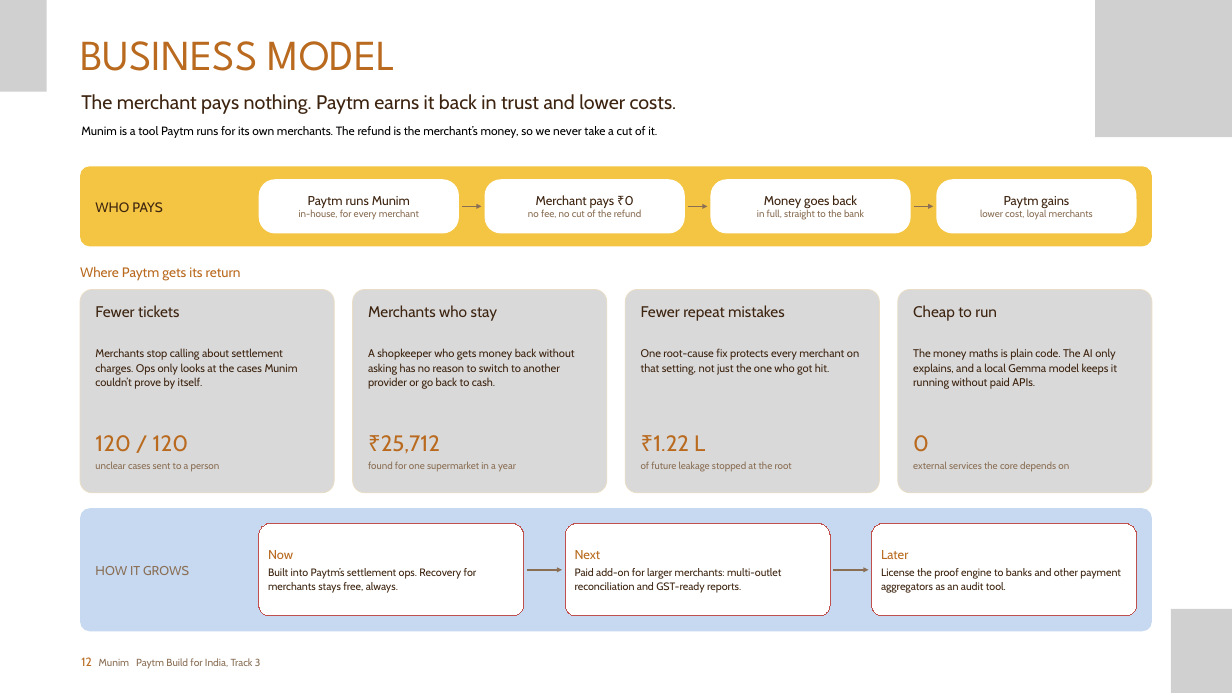
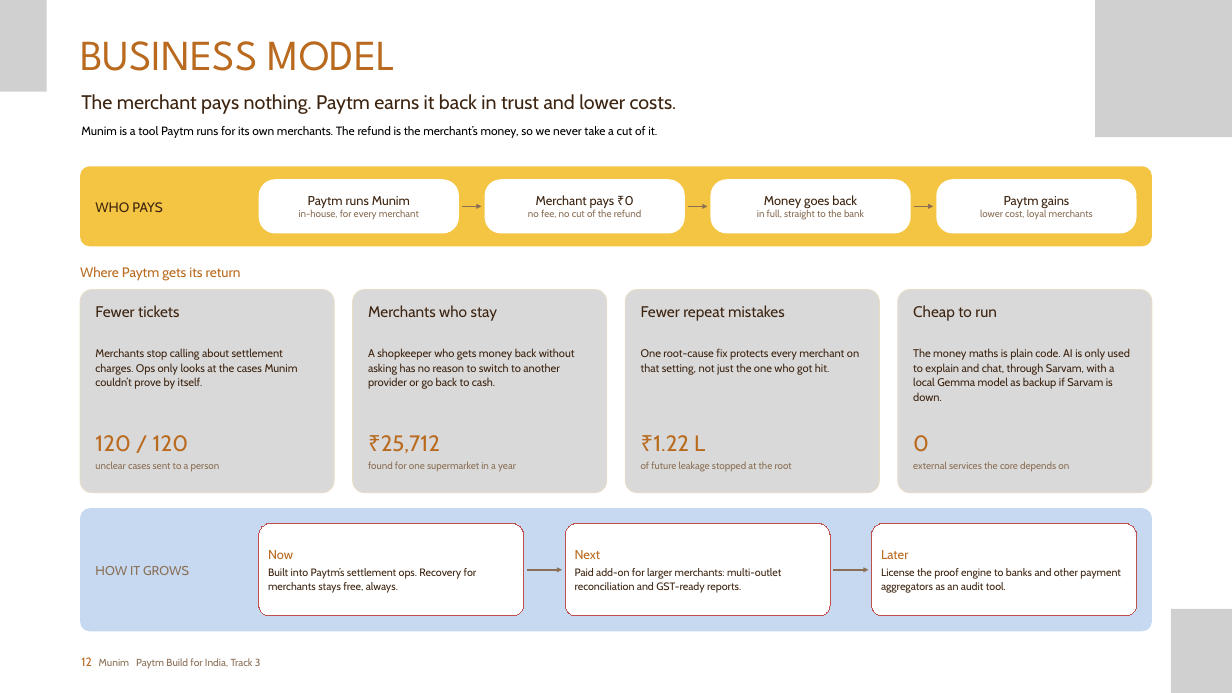
Before and after one commit to Ajbit07/Munim, a slide deck: slide 12 of Munim_Round1_Track3_v3.pptx. Drawn at 1232x693 pixels with LibreOffice and Linux fonts; fonts in the diff are those of the drawing; grey boxes stand for pictures; background and template pictures are left out. Boxes give left, top, right and bottom in pixels: in the first picture for what was removed or moved away, otherwise in the second. Text is boxed around its words. In the diff, an @@ line names an element or a change of style, - is before the commit and + after.

```diff
--- a/Munim_Round1_Track3_v3.pptx
+++ b/Munim_Round1_Track3_v3.pptx
@@ text at bbox=[913, 348, 1130, 401]: text changed @@
-The money maths is plain code. The AI only explains, and a local Gemma model keeps it running without paid APIs.
+The money maths is plain code. AI is only used to explain and chat, through Sarvam, with a local Gemma model as backup if Sarvam is down.
```
